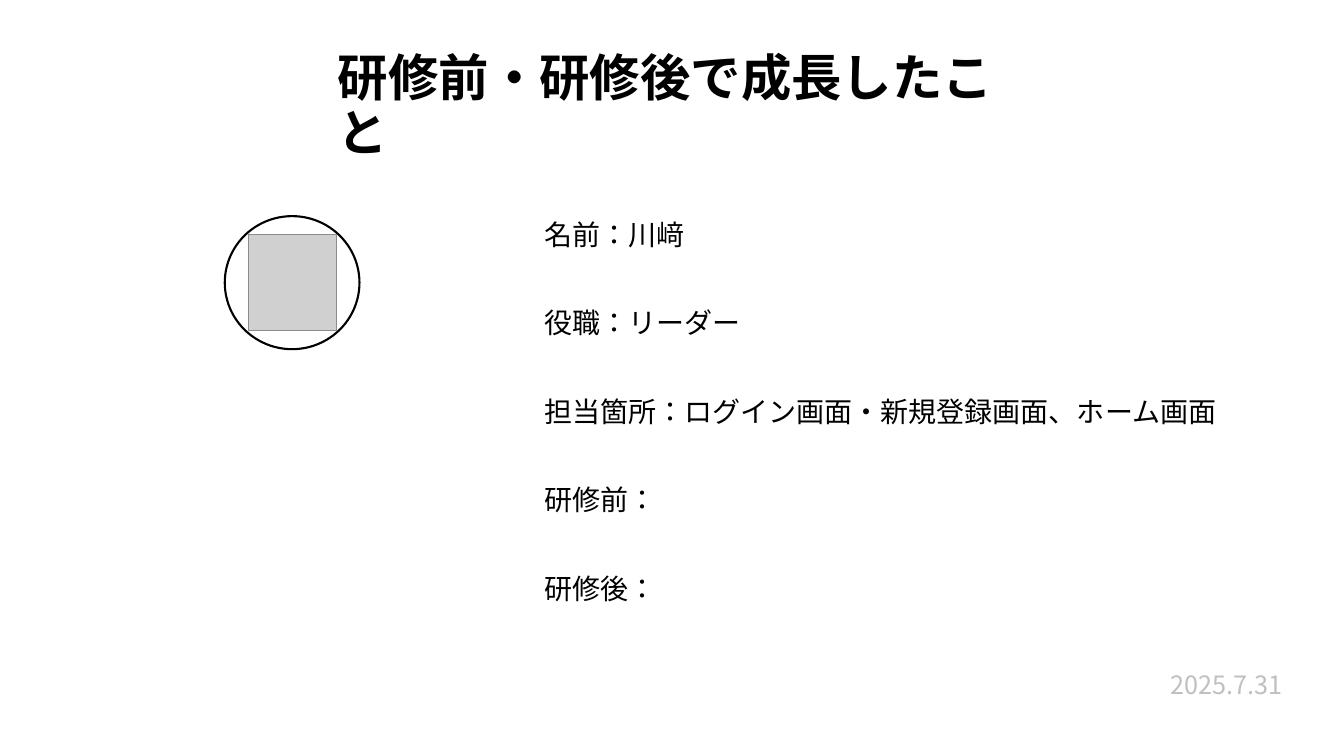
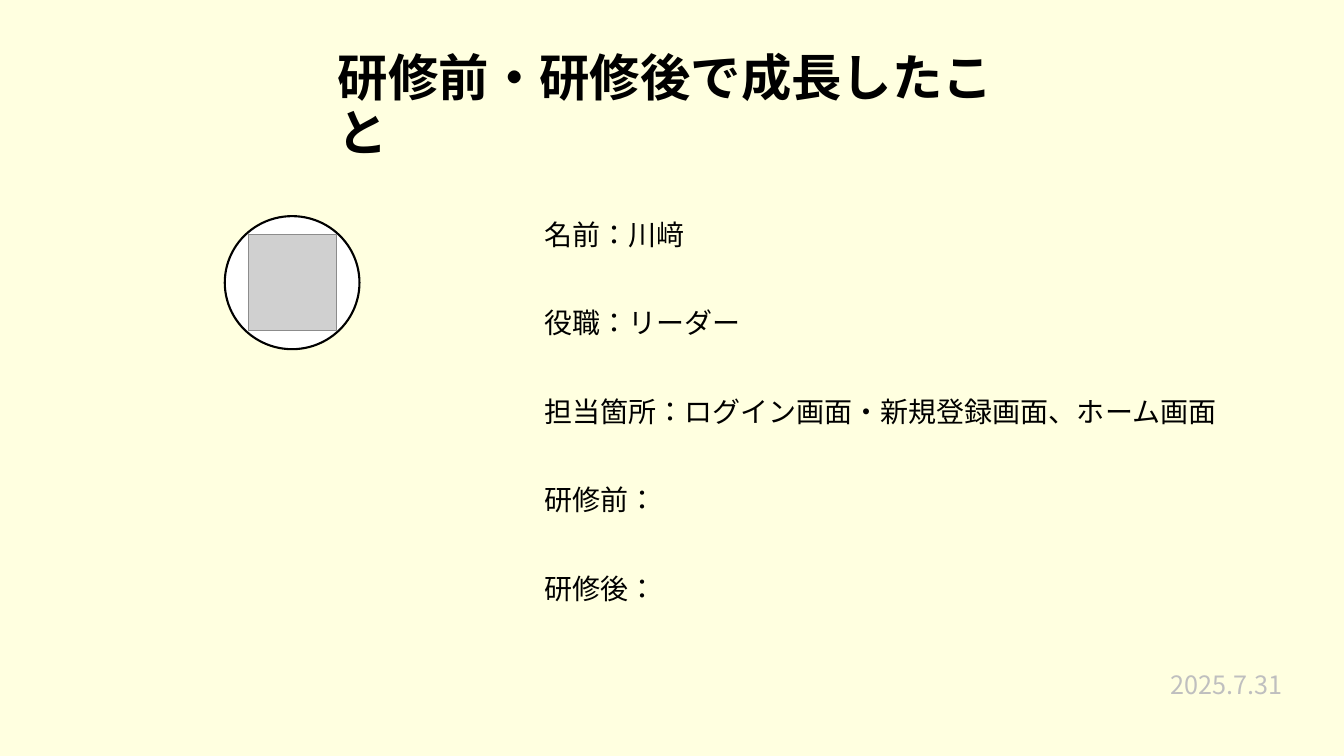
Before and after one commit to plusdojo2025/a2-7, a slide deck: slide 10 of 発表準備/7月成果発表会.pptx. Drawn at 1344x756 pixels with LibreOffice and Linux fonts; fonts in the diff are those of the drawing; grey boxes stand for pictures. Boxes give left, top, right and bottom in pixels: in the first picture for what was removed or moved away, otherwise in the second. Text is boxed around its words. In the diff, an @@ line names an element or a change of style, - is before the commit and + after.

```diff
--- a/発表準備/7月成果発表会.pptx
+++ b/発表準備/7月成果発表会.pptx
@@ rectangle added at (0,0,1344,756), fill #FFFFE0 @@
```
Also in this commit, not shown: 4 other slides changed.
